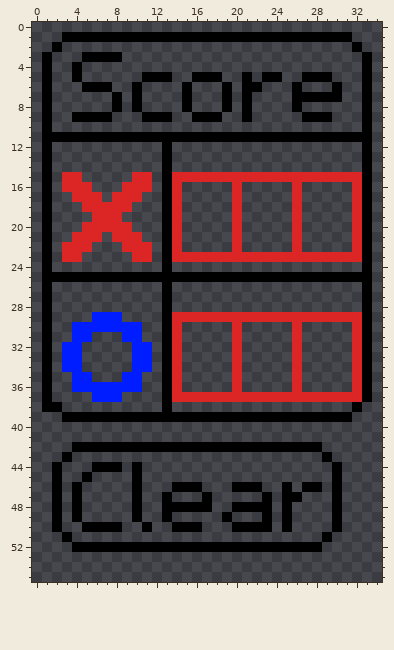
One commit to this pixel-art sprite: images/tournament_menu.png. The picture above is the old version.
The file is 280x448 pixels, drawn in blocks of 8x8; one block is one cell here.
After the commit:
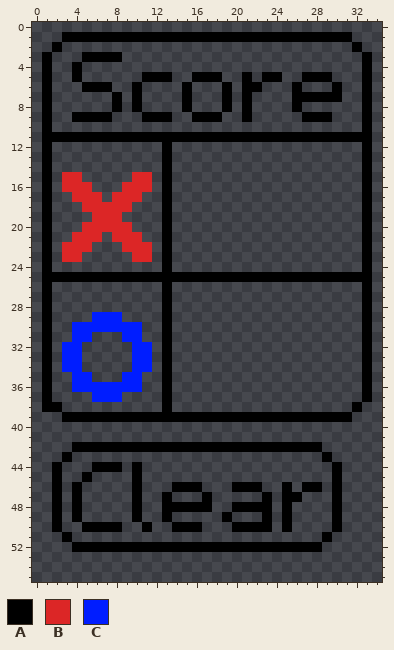
Palette (. is transparent): A #000000  B #dc2626  C #001dff
Edits made:
The edit erases colour B in row 15 at x 14 to 32; in rows 16 to 22 at x 14, 20, 26 and 32; in row 23 at x 14 to 32; in row 29 at x 14 to 32; in rows 30 to 36 at x 14, 20, 26 and 32; in row 37 at x 14 to 32.
